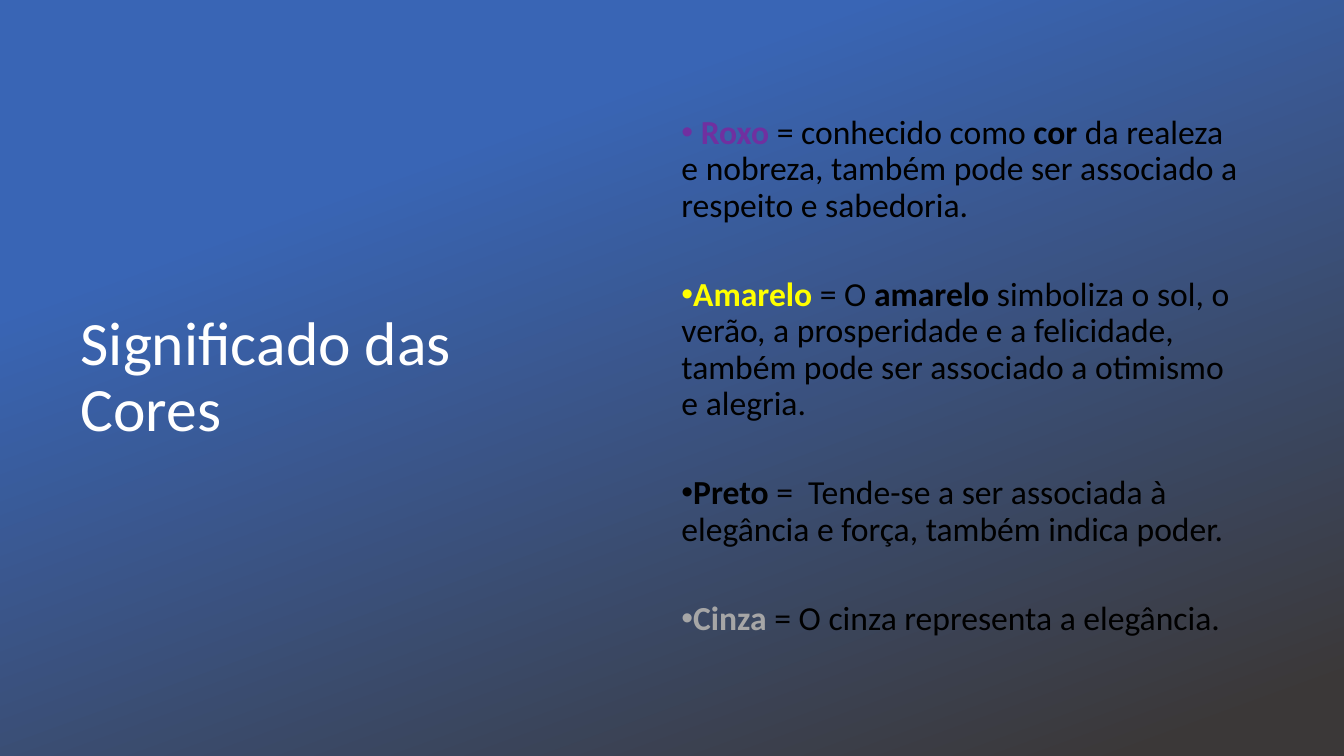
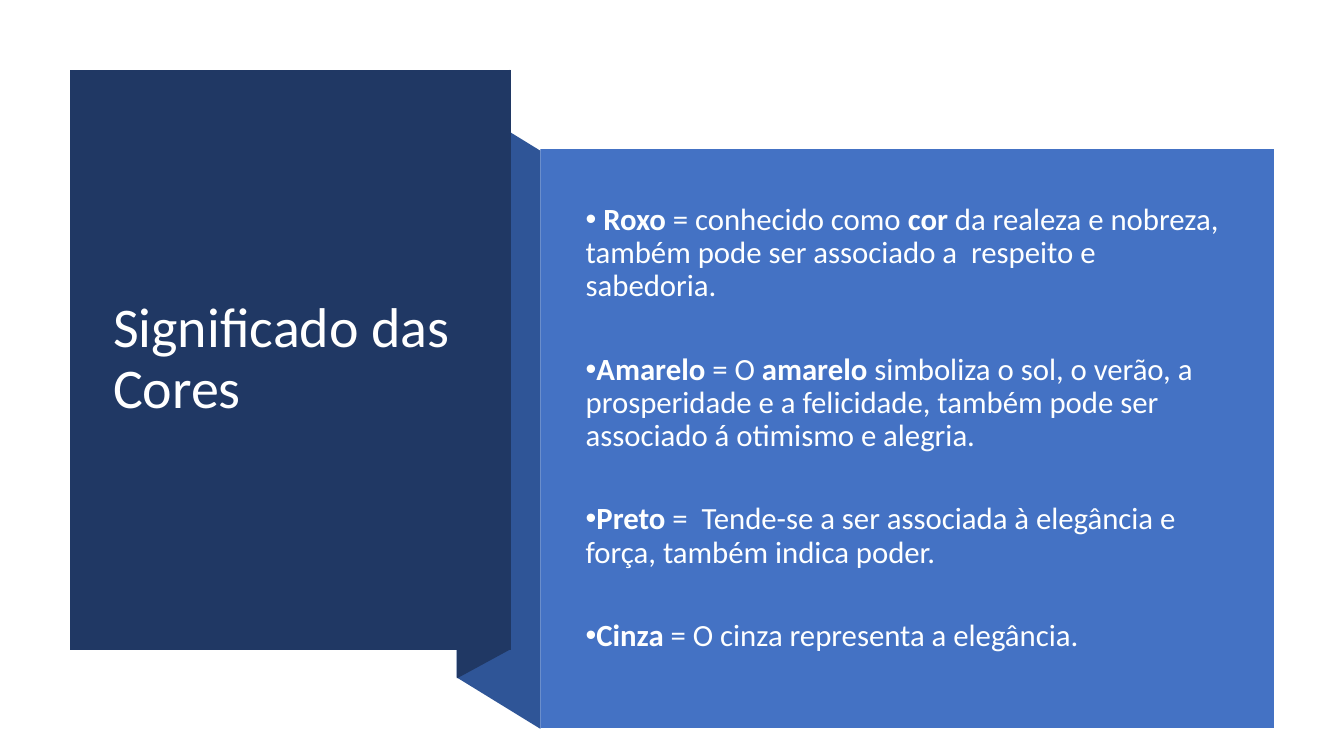
Before and after one commit to carlosmascena/primeiro-repositorio-ads-b, a slide deck: slide 4 of projeto-site/public/documentacao/Slides para o Projeto Individual.pptx. Drawn at 1344x756 pixels with LibreOffice and Linux fonts; fonts in the diff are those of the drawing; background and template pictures are left out. Boxes give left, top, right and bottom in pixels: in the first picture for what was removed or moved away, otherwise in the second. Text is boxed around its words. In the diff, an @@ line names an element or a change of style, - is before the commit and + after.

```diff
--- a/projeto-site/public/documentacao/Slides para o Projeto Individual.pptx
+++ b/projeto-site/public/documentacao/Slides para o Projeto Individual.pptx
@@ rectangle removed at box(0, 0, 1344, 756) @@
@@ freeform shape added at box(70, 71, 510, 650), fill #203864 @@
@@ freeform shape added at box(457, 70, 510, 679), fill #203864 @@
@@ title "Significado das Cores": place and size @@
-title "Significado das Cores" at box(81, 322, 451, 432)
+title "Significado das Cores" at box(113, 308, 449, 409)
@@ title "Significado das Cores" at box(113, 308, 449, 409): size 44 to 40 pt @@
@@ freeform shape added at box(457, 100, 540, 730), fill #2F5597 @@
@@ rectangle added at box(540, 149, 1274, 728), fill #4472C4 @@
@@ text "Roxo = conhecido como cor ...": place and size @@
-text "Roxo = conhecido como cor ..." at box(681, 120, 1237, 636)
+text "Roxo = conhecido como cor ..." at box(586, 208, 1219, 652)
@@ text at box(586, 208, 1219, 652): size 24 to 22 pt in "Roxo = conhecido como cor da realeza ...", "Preto = Tende-se a ser associada à ...", "Cinza = O cinza representa a elegância."; text colour #7030A0 to #FEFFFF in "Roxo"; text colour #000000 to #FEFFFF in "= conhecido como cor da realeza e ...", "Preto = Tende-se a ser associada à ...", "= O cinza representa a elegância."; text colour #A6A6A6 to #FEFFFF in "Cinza" @@
@@ text at box(586, 358, 1193, 452): text changed; size 24 to 22 pt; text colour #000000 to #FEFFFF @@
-• Amarelo = O amarelo simboliza o sol, o verão, a prosperidade e a felicidade, também pode ser associado a otimismo e alegria.
+• Amarelo = O amarelo simboliza o sol, o verão, a prosperidade e a felicidade, também pode ser associado á otimismo e alegria.
```
Also in this commit, not shown: 3 other slides changed, 1 slide added.
